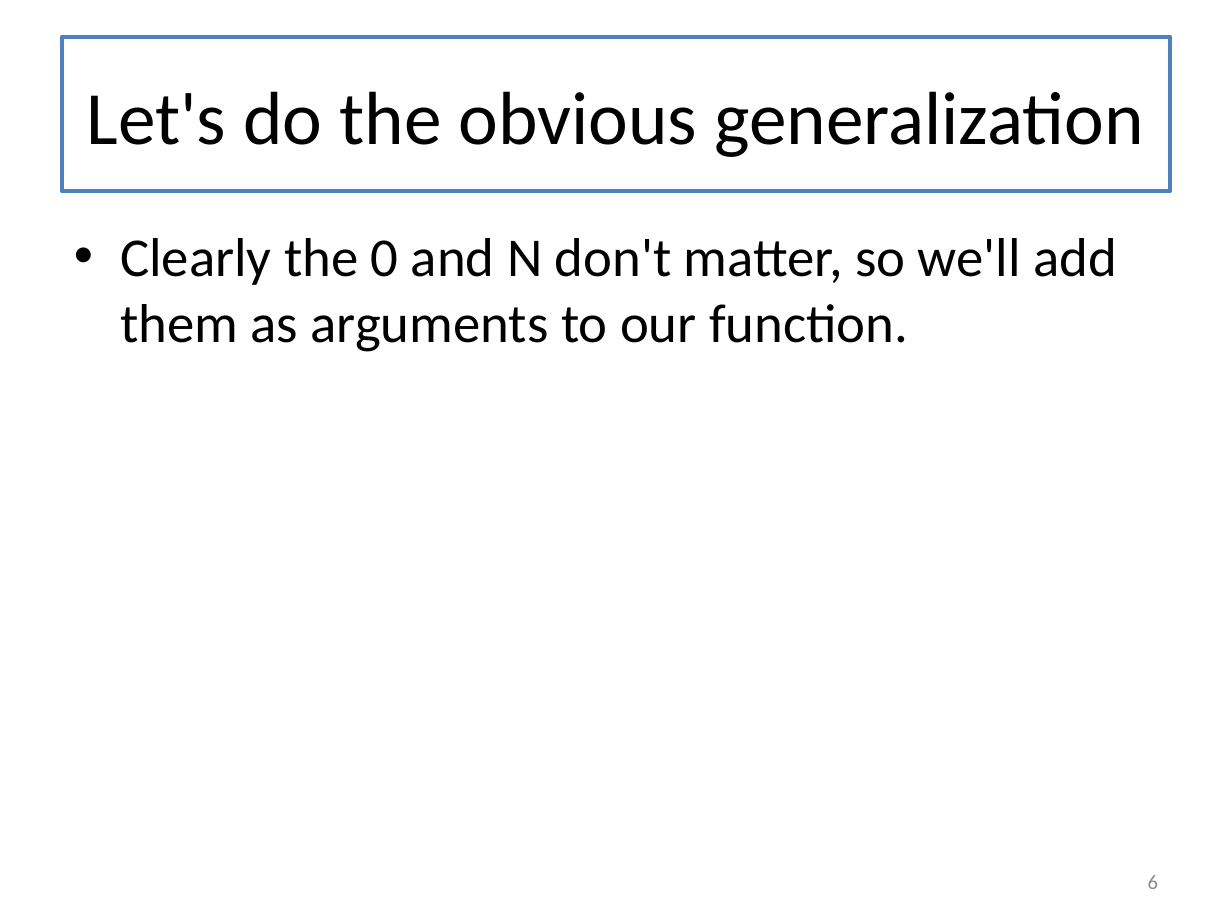
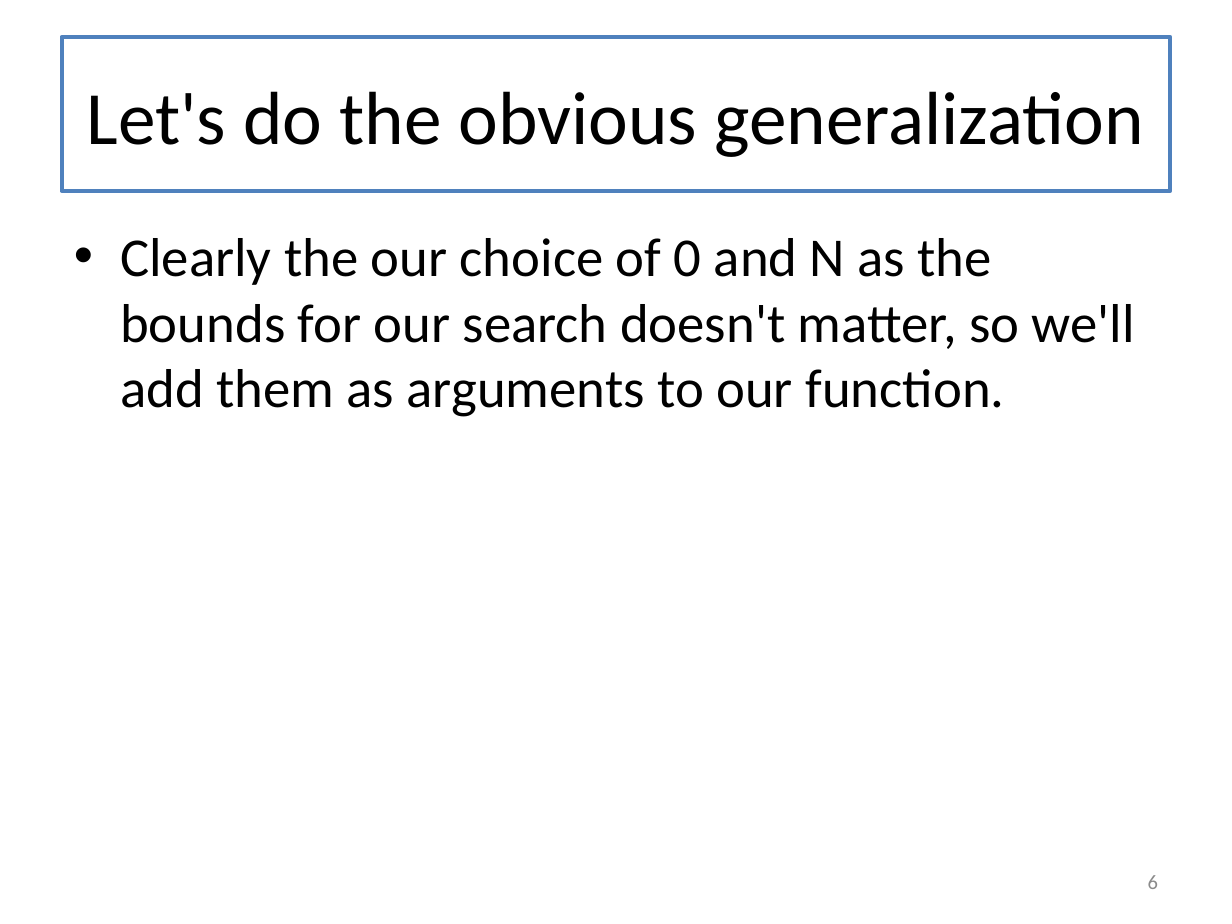
Before and after one commit to mwand/cs5010f16, a slide deck: slide 6 of Slides/Lesson 8.4 Binary Search.pptx. Drawn at 1232x924 pixels with LibreOffice and Linux fonts; fonts in the diff are those of the drawing. Boxes give left, top, right and bottom in pixels: in the first picture for what was removed or moved away, otherwise in the second. Text is boxed around its words. In the diff, an @@ line names an element or a change of style, - is before the commit and + after.

```diff
--- a/Slides/Lesson 8.4 Binary Search.pptx
+++ b/Slides/Lesson 8.4 Binary Search.pptx
@@ text at [120, 238, 1135, 417]: text changed @@
-• Clearly the 0 and N don't matter, so we'll add them as arguments to our function.
+• Clearly the our choice of 0 and N as the bounds for our search doesn't matter, so we'll add them as arguments to our function.
```
Also in this commit, not shown: 6 other slides changed, 2 other files.
